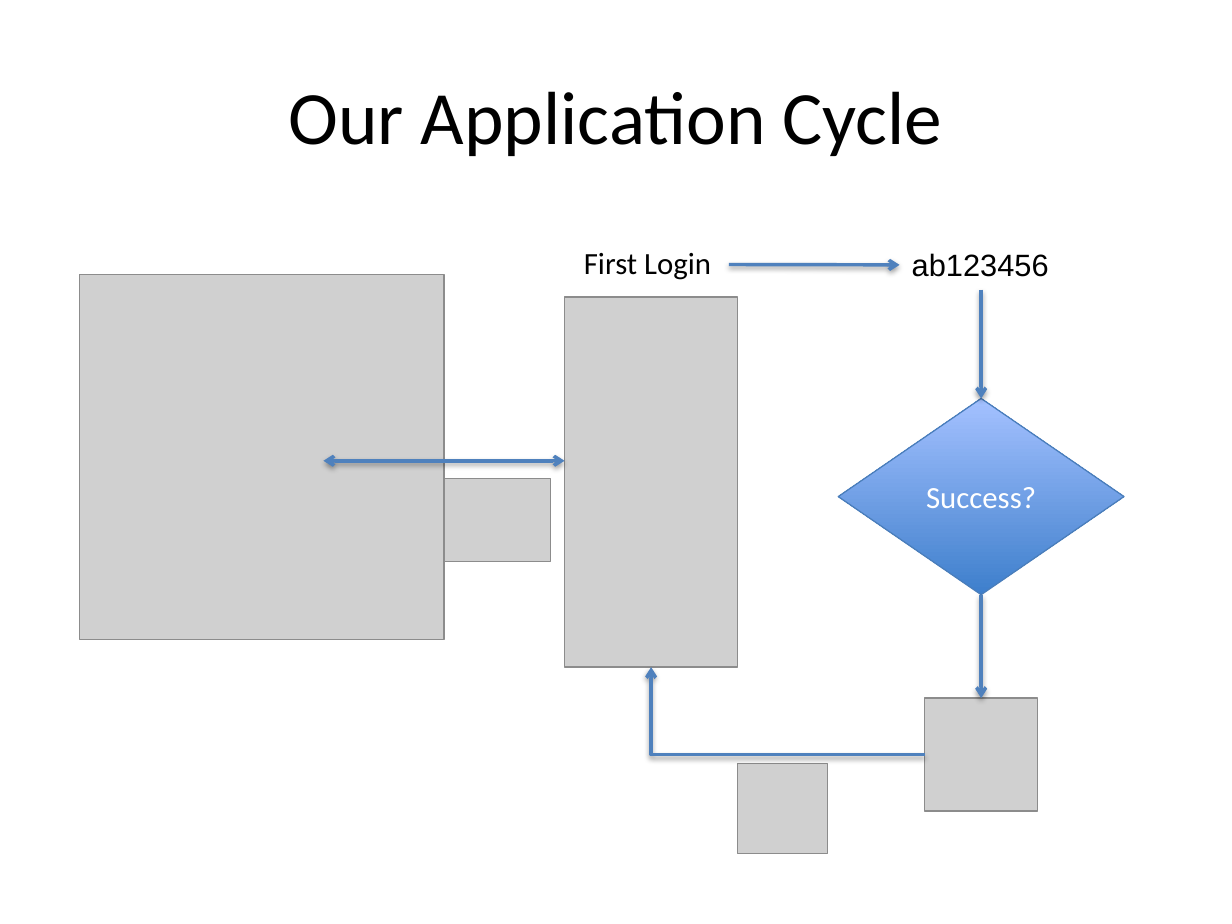
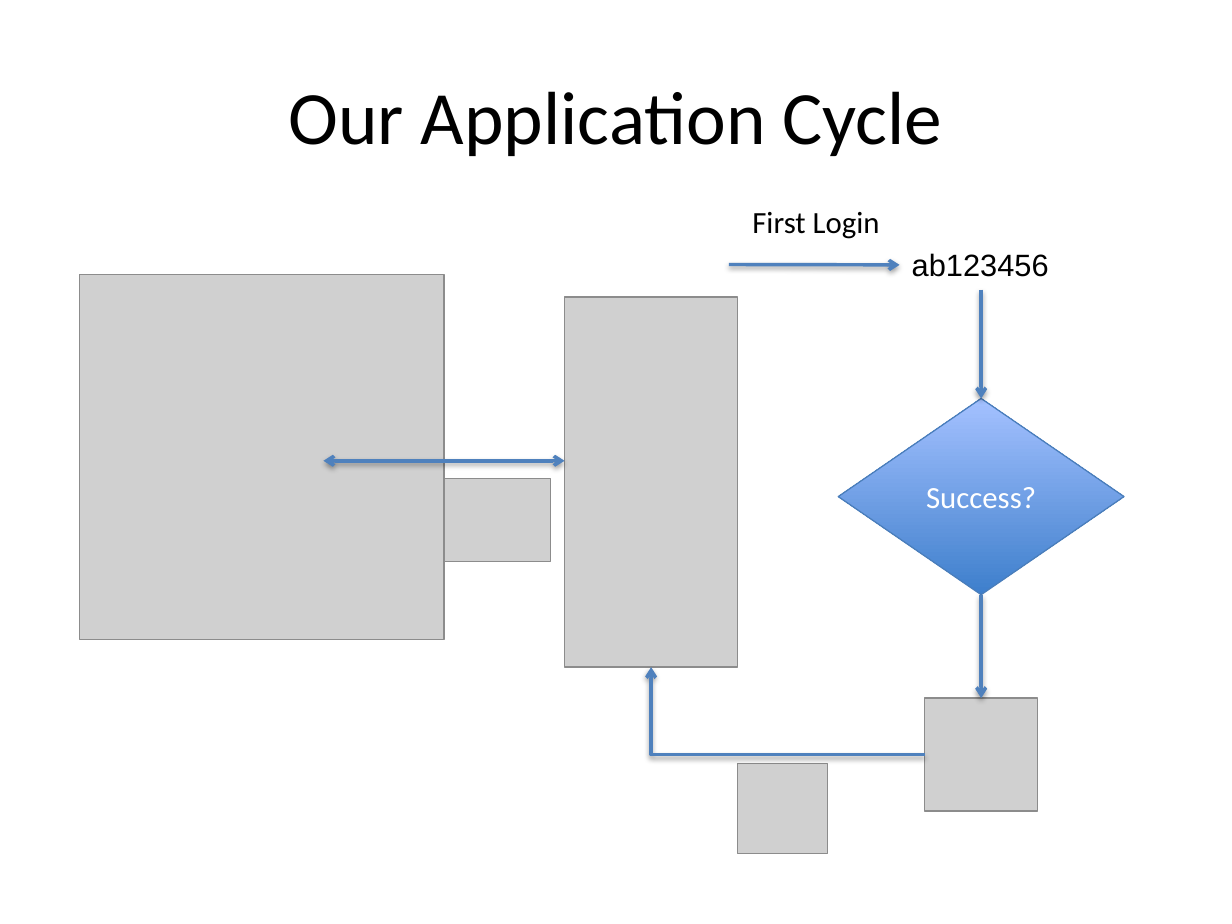
Before and after one commit to mremad/RWTH-iPhone-Project, a slide deck: slide 4 of Presentation-Tobi.pptx. Drawn at 1232x924 pixels with LibreOffice and Linux fonts; fonts in the diff are those of the drawing; grey boxes stand for pictures. Boxes give left, top, right and bottom in pixels: in the first picture for what was removed or moved away, otherwise in the second. Text is boxed around its words. In the diff, an @@ line names an element or a change of style, - is before the commit and + after.

```diff
--- a/Presentation-Tobi.pptx
+++ b/Presentation-Tobi.pptx
@@ text "First Login": place and size @@
-text "First Login" at (584, 253, 711, 280)
+text "First Login" at (752, 212, 880, 239)
```
Also in this commit, not shown: 2 other slides changed.
